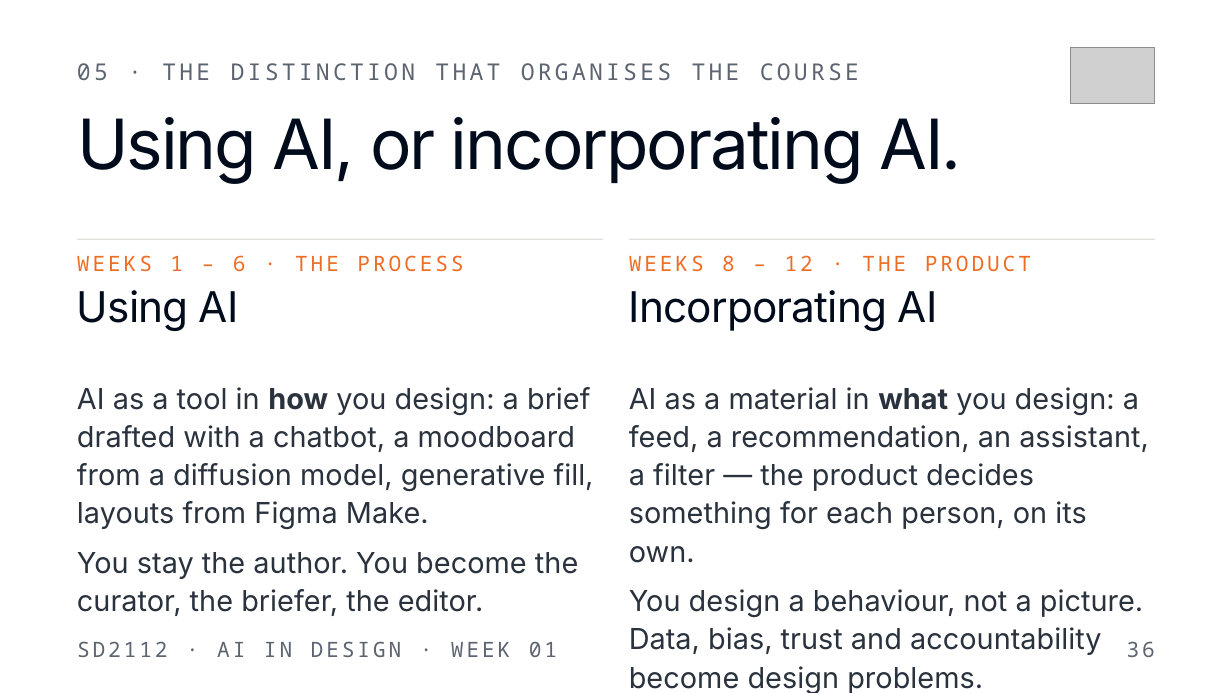
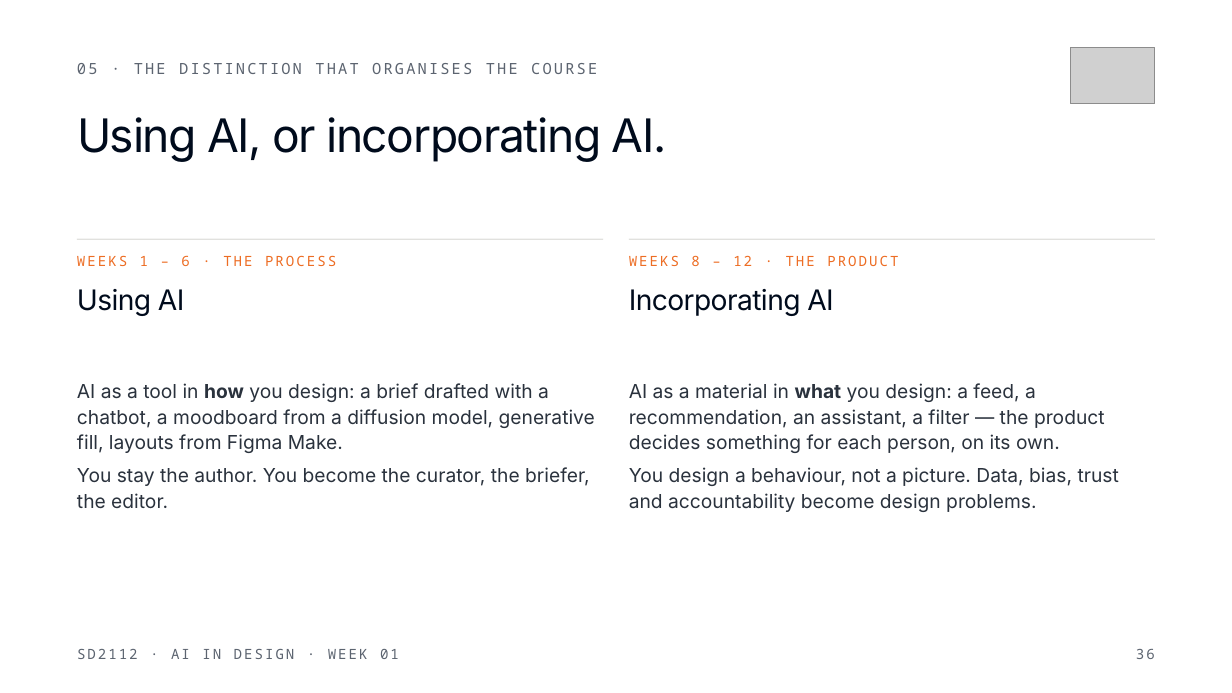
Before and after one commit to venetanji/sd2112-teaching, a slide deck: slide 36 of export/week01-classpoint.pptx. Drawn at 1232x693 pixels with LibreOffice and Linux fonts; fonts in the diff are those of the drawing; grey boxes stand for pictures. Boxes give left, top, right and bottom in pixels: in the first picture for what was removed or moved away, otherwise in the second. Text is boxed around its words. In the diff, an @@ line names an element or a change of style, - is before the commit and + after.

```diff
--- a/export/week01-classpoint.pptx
+++ b/export/week01-classpoint.pptx
@@ text "05 · THE DISTINCTION THAT ..." at box(77, 63, 597, 74): size 18 to 12 pt, letter spacing 2.5 to 1.7 pt @@
@@ text "Using AI, or incorporating AI." at box(77, 117, 667, 162): size 54 to 36 pt, letter spacing -1.6 to -1.1 pt @@
@@ text "Using AI" at box(77, 289, 184, 316): size 33 to 22 pt, letter spacing -0.7 to -0.4 pt @@
@@ text "Incorporating AI" at box(629, 289, 833, 316): size 33 to 22 pt, letter spacing -0.7 to -0.4 pt @@
@@ text "AI as a tool in ..." at box(77, 383, 595, 508): size 22.5 to 15 pt; less space between paragraphs @@
@@ text "AI as a material in ..." at box(629, 383, 1119, 512): size 22.5 to 15 pt; less space between paragraphs @@
@@ size 16.5 to 11 pt, letter spacing 2.3 to 1.5 pt in 4 elements at box(77, 255, 336, 266), box(629, 255, 898, 266), box(77, 649, 399, 659), box(1136, 649, 1155, 659) @@
```
Also in this commit, not shown: 58 other slides changed, 4 other files.
